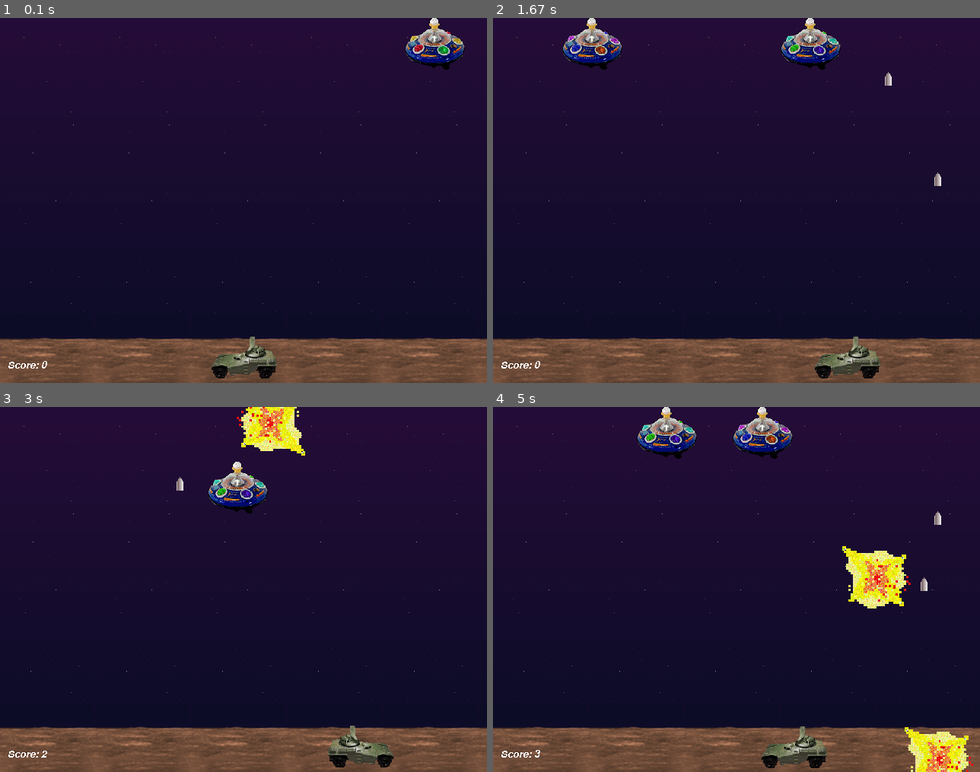
Above: before the commit, frames 1-4 (two rows, left to right).
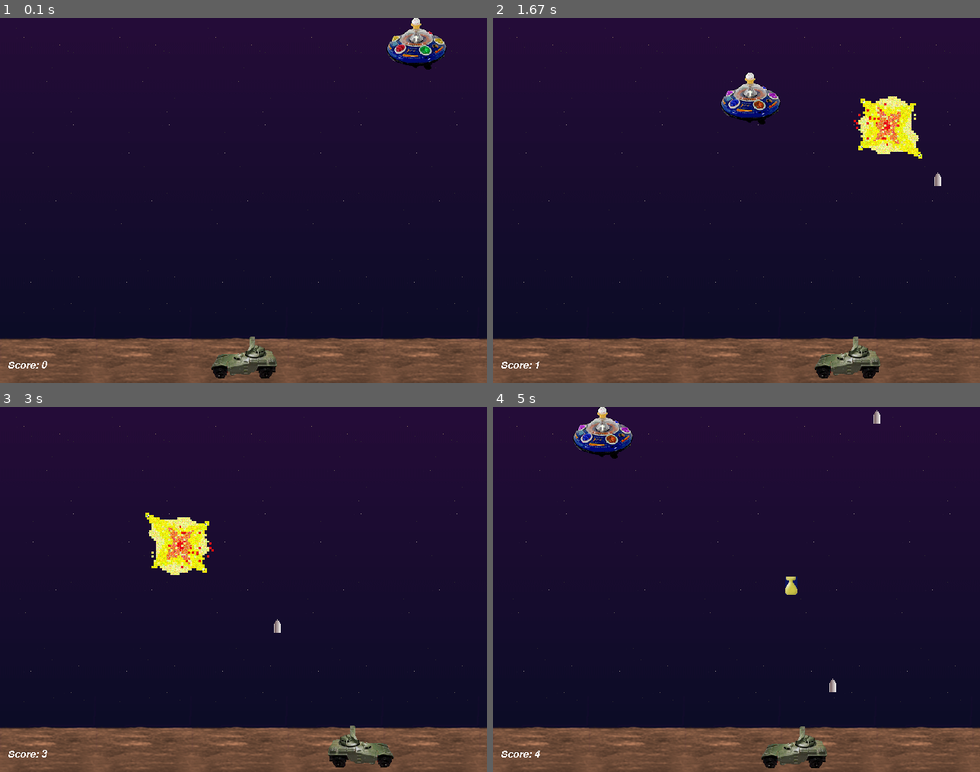
Above: after the commit, the same moments.

Repository: adetaylor/codeclub-python
Game: pygame game, started from exercises/Py01-Alien/code/aliens.py
Same seed, same stepped clock (60 frames per second), same inputs: the game is played once before the commit and once after it.
Inputs:
- Up to frame 1 (0.1 s): no input
- Up to frame 2 (1.67 s): hold Right 0.33-0.8 s; hold Right 0.83-1.3 s; tap Space at 0.9, 1.2, 1.4 s; hold Left from 1.33 s (still down)
- Up to frame 3 (3 s): tap Space at 1.7, 1.97, 2.27, 2.4, 2.7 s; release Left at 1.87 s; hold Left 1.9-2.3 s; hold Right 2.33-2.97 s
- Up to frame 4 (5 s): hold Left 3-3.47 s; tap Space at 3.07, 3.37, 3.57, 3.87, 4.07, 4.37, 4.57, 4.87 s; hold Right 3.5-3.97 s; hold Right 4-4.47 s; hold Left from 4.5 s (still down)

The runs differ from the first frame. In frame 1, 1.4% of the frame differs, in the area x 79-96%, y 0-15%; in frame 2, 4.7%; in frame 3, 4.0%; in frame 4, 6.2%, in the area x 8-99%, y 0-100%.

Commit message:
Resetting speeds to Pygame example standard speeds.

Diff:
--- a/exercises/Py01-Alien/code/aliens.py
+++ b/exercises/Py01-Alien/code/aliens.py
@@ -90,7 +90,7 @@
 
 
 class Alien(pygame.sprite.Sprite):
-    speed = 7
+    speed = 13
     animcycle = 12
     images = []
     def __init__(self):
@@ -113,7 +113,7 @@
 
 
 class Explosion(pygame.sprite.Sprite):
-    defaultlife = 24
+    defaultlife = 12
     animcycle = 3
     images = []
     def __init__(self, actor):
